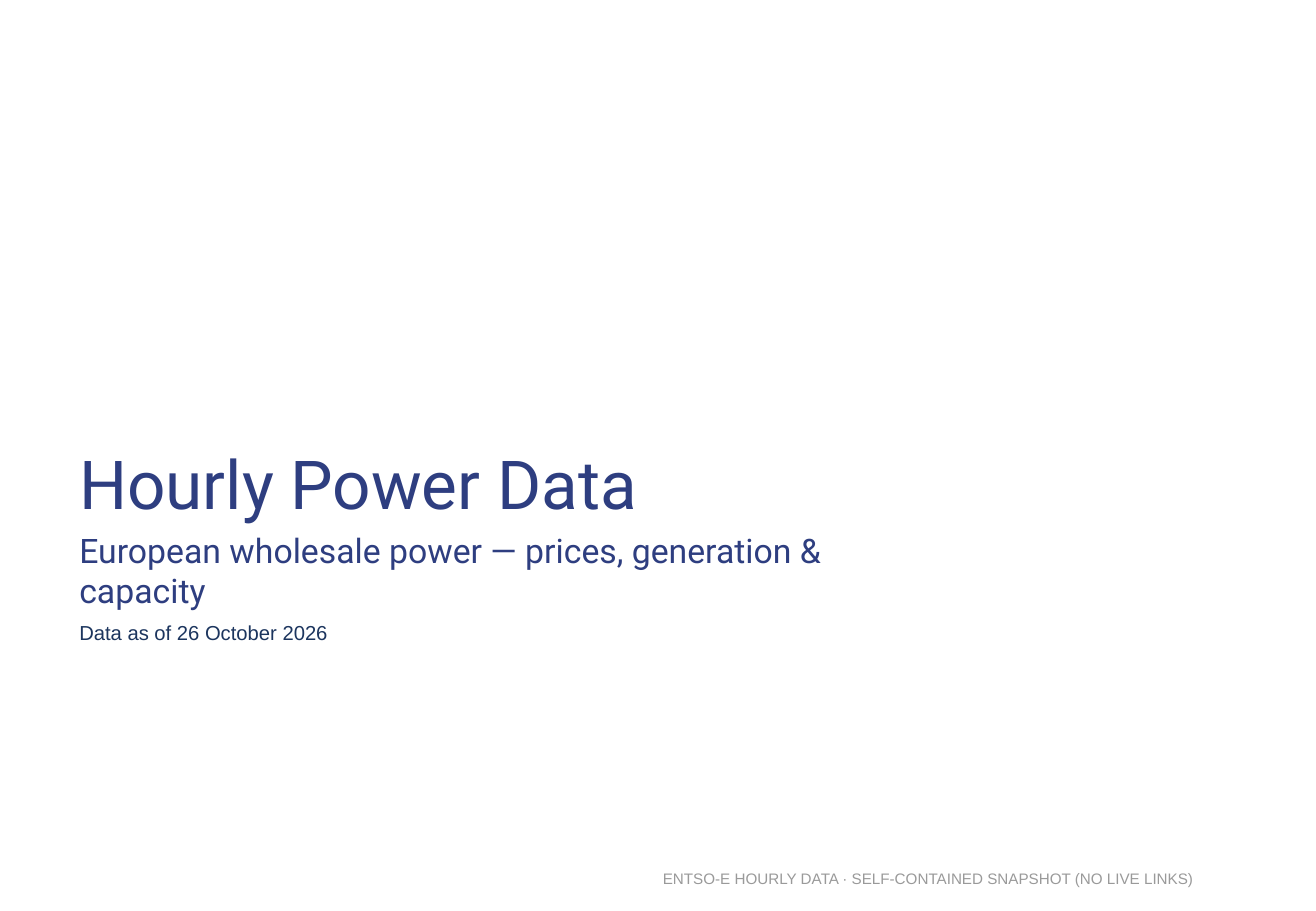
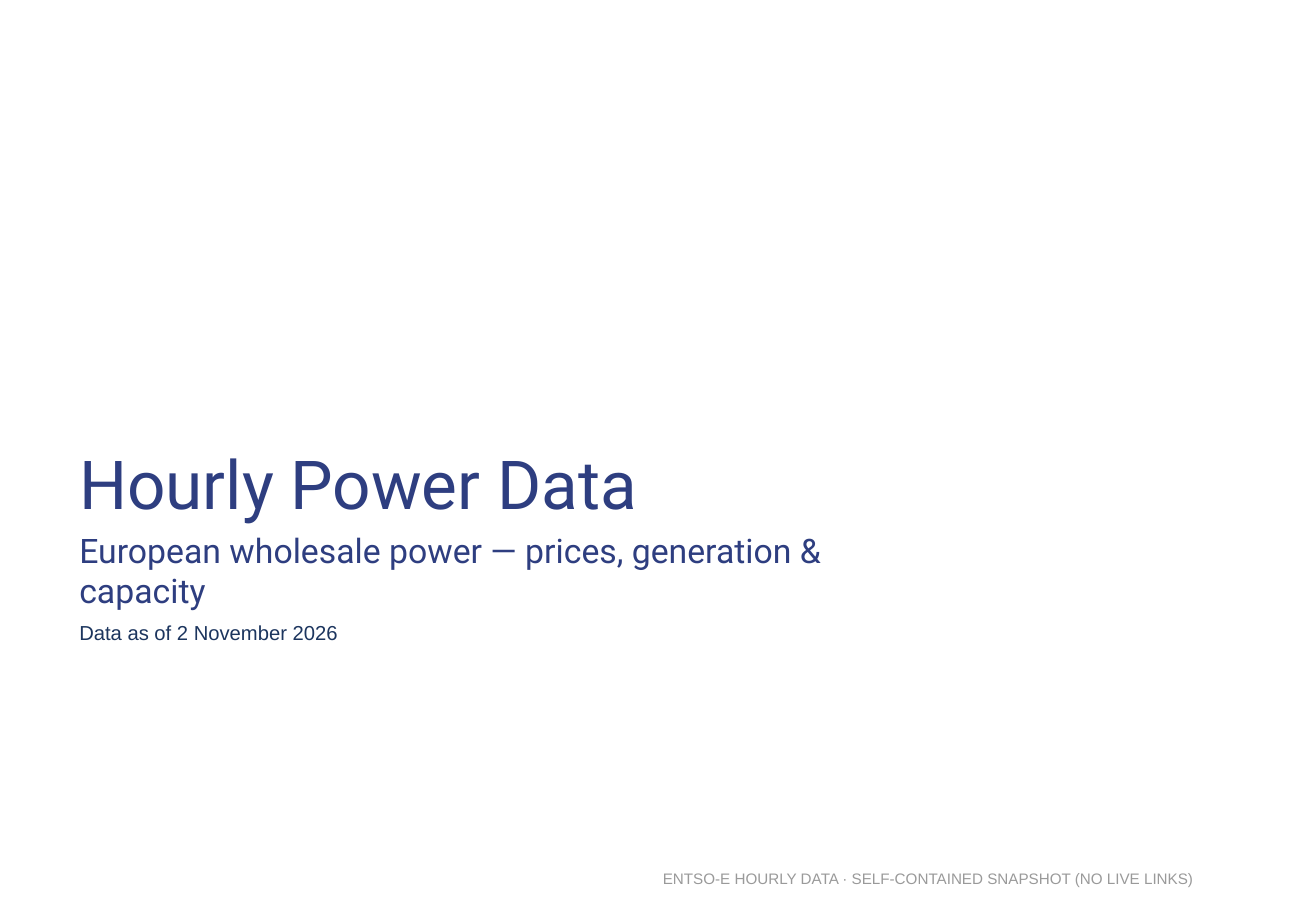
Before and after one commit to Power-Utilities-team/power-price-data, a slide deck: slide 1 of deliverables/HourlyPowerData_snapshot.pptx. Drawn at 1316x911 pixels with LibreOffice and Linux fonts; fonts in the diff are those of the drawing; background and template pictures are left out. Boxes give left, top, right and bottom in pixels: in the first picture for what was removed or moved away, otherwise in the second. Text is boxed around its words. In the diff, an @@ line names an element or a change of style, - is before the commit and + after.

```diff
--- a/deliverables/HourlyPowerData_snapshot.pptx
+++ b/deliverables/HourlyPowerData_snapshot.pptx
@@ text at [79, 625, 338, 641]: text changed @@
-Data as of 26 October 2026
+Data as of 2 November 2026
```
Also in this commit, not shown: 41 other files.
